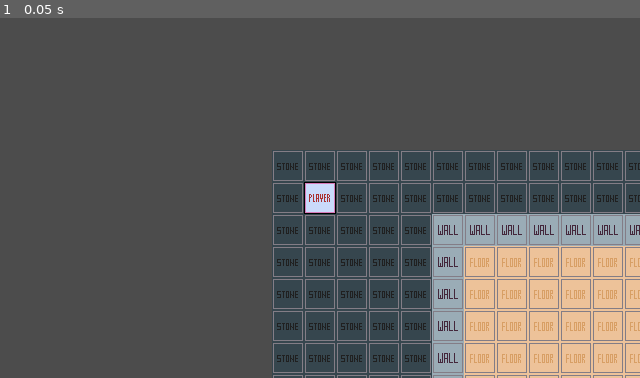
Above: before the commit, frame 1.
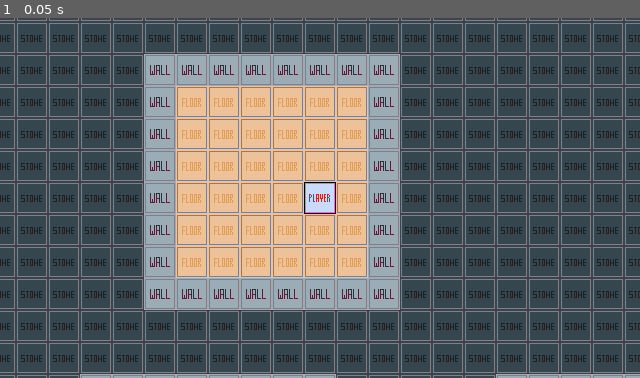
Above: after the commit, the same moment.

Repository: PiotrDawidziuk/mapgen01
Game: Godot game, scene res://Game.tscn
Two runs of this game, one before a commit and one after it. Both use one fixed random seed, a clock stepped at 60 frames per second and the inputs below.
Inputs:
- Up to frame 1 (0.05 s): no input

The runs differ from the first frame. In frame 1, 49% of the frame differs, in the area x 0-100%, y 0-100%.

Commit message:
comments added to add rooms and cut free regions functions

Diff:
--- a/Game.tscn
+++ b/Game.tscn
@@ -117,7 +117,7 @@
 format = 1
 
 [node name="Player" type="Sprite" parent="."]
-position = Vector2( 32, 32 )
+position = Vector2( 320, 192 )
 texture = ExtResource( 3 )
 centered = false
 
--- a/scripts/room_adder.gd
+++ b/scripts/room_adder.gd
@@ -56,20 +56,29 @@
 
 	cut_regions(free_regions, room)
 
+#functions that deletes regions of the map from the free regions list, so you don't build rooms on top of each other.
 func cut_regions(free_regions, region_to_remove):
+
+	# array of regions that are occupied by rooms, so they have to be removed from the list of free regions
 	var removal_queue = []
+	# regions added to the list (free parts of the regions that were removed)
 	var addition_queue = []
 
+	# if a region in free regions interects the newly created room from regions to remove (both are Rect2),
+	# delete it from the list
 	for region in free_regions:
 		if region.intersects(region_to_remove):
 			removal_queue.append(region)
 
+			# check for the leftover space on all sides of the new room
 			var leftover_left = region_to_remove.position.x - region.position.x - 1
 			var leftover_right = region.end.x - region_to_remove.end.x - 1
 			var leftover_above = region_to_remove.position.y - region.position.y - 1
 			var leftover_below = region.end.y - region_to_remove.end.y - 1
 
-
+			#if there is leftover space on any side of the room, check if it's bigger than min room size
+			# and add it to the free regions list
+			# regions can overlap
 			if leftover_left >= consts.MIN_ROOM_DIMENSION:
 				addition_queue.append(Rect2(region.position, Vector2(leftover_left, region.size.y)))
 			if leftover_right >= consts.MIN_ROOM_DIMENSION:
@@ -79,8 +88,10 @@
 			if leftover_below >= consts.MIN_ROOM_DIMENSION:
 				addition_queue.append(Rect2(Vector2(region.position.x, region_to_remove.end.y + 1), Vector2(region.size.x, leftover_below)))
 
+	# remove regions from free regions, if they are on removal queue
 	for region in removal_queue:
 		free_regions.erase(region)
 
+	# add regions to free regions if they are on the addition queue
 	for region in addition_queue:
 		free_regions.append(region)
